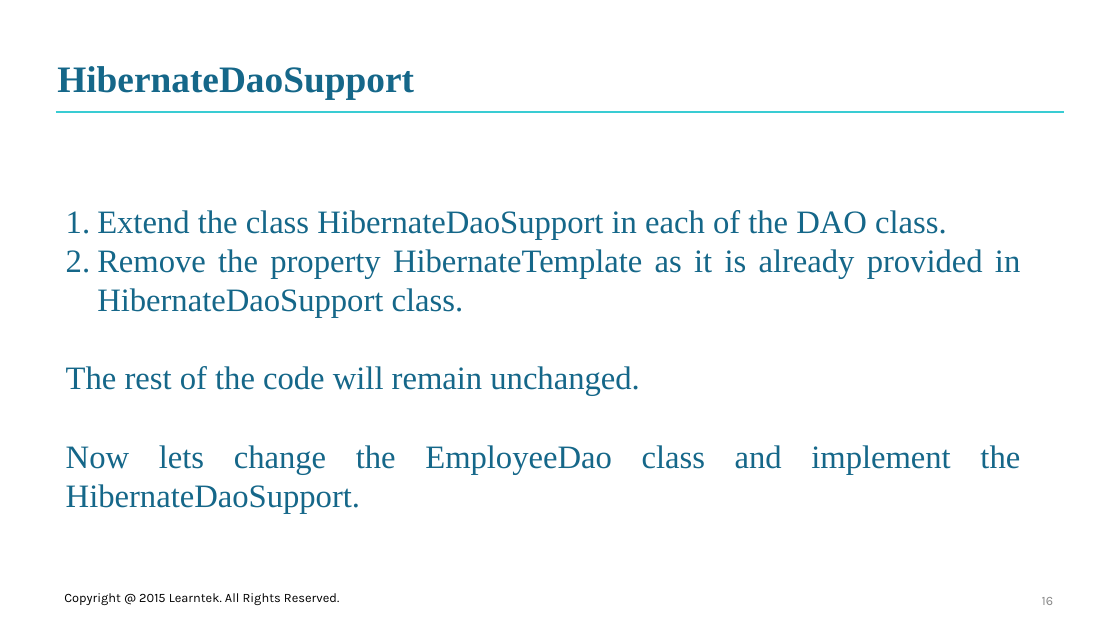
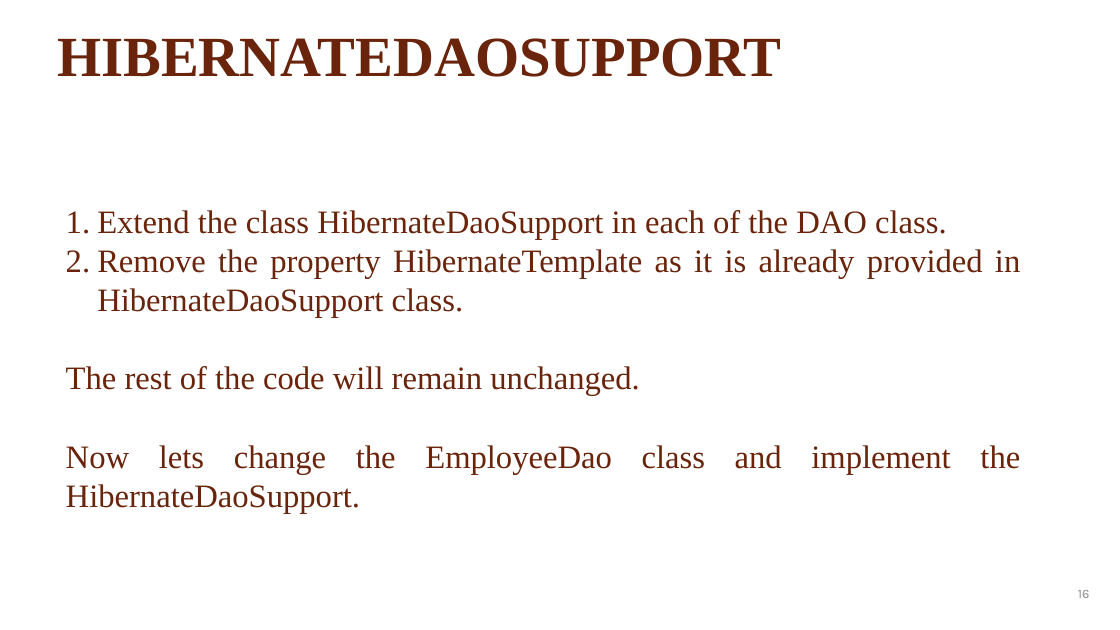
Before and after one commit to santoshkar/Spring, a slide deck: slide 16 of Presentations/Part-5-Spring hibernate.pptx. Drawn at 1120x630 pixels with LibreOffice and Linux fonts; fonts in the diff are those of the drawing; background and template pictures are left out. Boxes give left, top, right and bottom in pixels: in the first picture for what was removed or moved away, otherwise in the second. Text is boxed around its words. In the diff, an @@ line names an element or a change of style, - is before the commit and + after.

Commit message:
Removed learntek

```diff
--- a/Presentations/Part-5-Spring hibernate.pptx
+++ b/Presentations/Part-5-Spring hibernate.pptx
@@ title "HIBERNATEDAOSUPPORT" at box(57, 38, 781, 77): vertical alignment bottom to middle @@
@@ title at box(57, 38, 781, 77): text changed; size 32 to 48.6 pt; text colour #156789 to #69240C @@
-HibernateDaoSupport
+HIBERNATEDAOSUPPORT
@@ line removed from (56, 112) to (1065, 112) @@
@@ text "Extend the class HibernateDaoSupport in ..." at box(66, 210, 1020, 513): text colour #156789 to #69240C @@
@@ text removed at box(64, 593, 339, 605) @@
-Copyright @ 2015 Learntek. All Rights Reserved.
@@ page number: place and size @@
-page number at box(1042, 597, 1054, 605)
+page number at box(1078, 590, 1090, 598)
@@ ellipse added at box(1050, 575, 1087, 612), outline #FFFFFF 1 pt @@
```
Also in this commit, not shown: 19 other slides changed, 7 other files.
